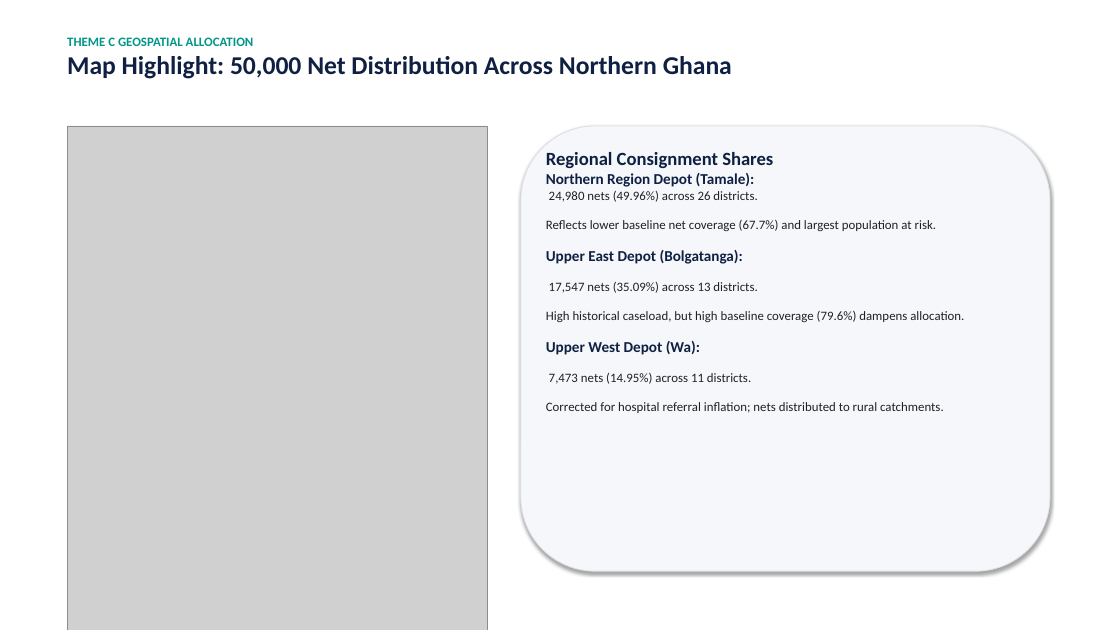
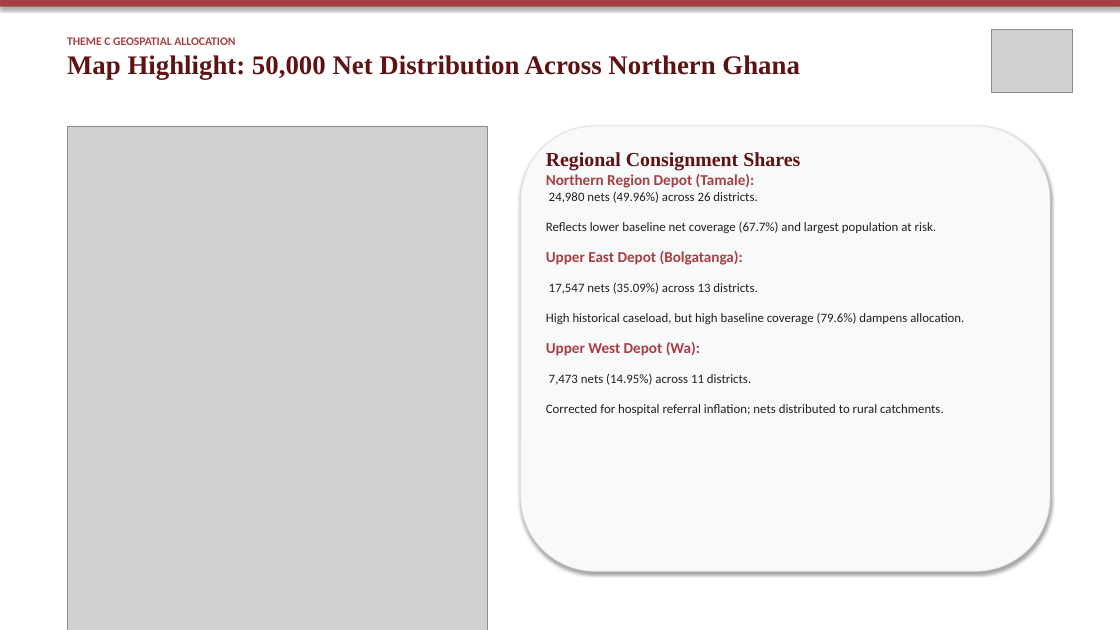
Before and after one commit to ASU-MICS-2028/mle-group-3-prosit-1, a slide deck: slide 8 of reports/ITN_Allocation_Presentation.pptx. Drawn at 1120x630 pixels with LibreOffice and Linux fonts; fonts in the diff are those of the drawing; grey boxes stand for pictures. Boxes give left, top, right and bottom in pixels: in the first picture for what was removed or moved away, otherwise in the second. Text is boxed around its words. In the diff, an @@ line names an element or a change of style, - is before the commit and + after.

Commit message:
style(presentation): apply official Ashesi University brand guidelines (Pale Carmine, Garamond, logo badge)

```diff
--- a/reports/ITN_Allocation_Presentation.pptx
+++ b/reports/ITN_Allocation_Presentation.pptx
@@ rectangle added at bbox=[0, 0, 1120, 7], fill #A83F43 @@
@@ picture added at bbox=[991, 29, 1073, 92] @@
@@ text "THEME C GEOSPATIAL ALLOCATION" at bbox=[67, 37, 800, 80]: size 11 to 10 pt, text colour #009688 to #A83F43 in "THEME C GEOSPATIAL ALLOCATION"; size 22 to 23 pt, font Calibri to Times New Roman, text colour #0F2043 to #5E1214 in "Map Highlight: 50,000 Net Distribution Across Northern ..." @@
@@ rounded rectangle at bbox=[521, 126, 1050, 571]: fill #F5F7FA to #F8F9FA; outline #DCE0E6 0.75 pt to #E2E4E8 0.75 pt @@
@@ text "Regional Consignment Shares" at bbox=[546, 152, 964, 415]: size 16 to 17 pt, font Calibri to Times New Roman, text colour #0F2043 to #5E1214 in "Regional Consignment Shares"; text colour #0F2043 to #A83F43 in "Northern Region Depot (Tamale):", "Upper East Depot (Bolgatanga):", "Upper West Depot (Wa):"; text colour #212121 to #1E2022 in "24,980 nets (49.96%) across 26 districts. Reflects ...", "17,547 nets (35.09%) across 13 districts. High ...", "7,473 nets (14.95%) across 11 districts. Corrected ..." @@
```
Also in this commit, not shown: 11 other slides changed, 3 other files.
